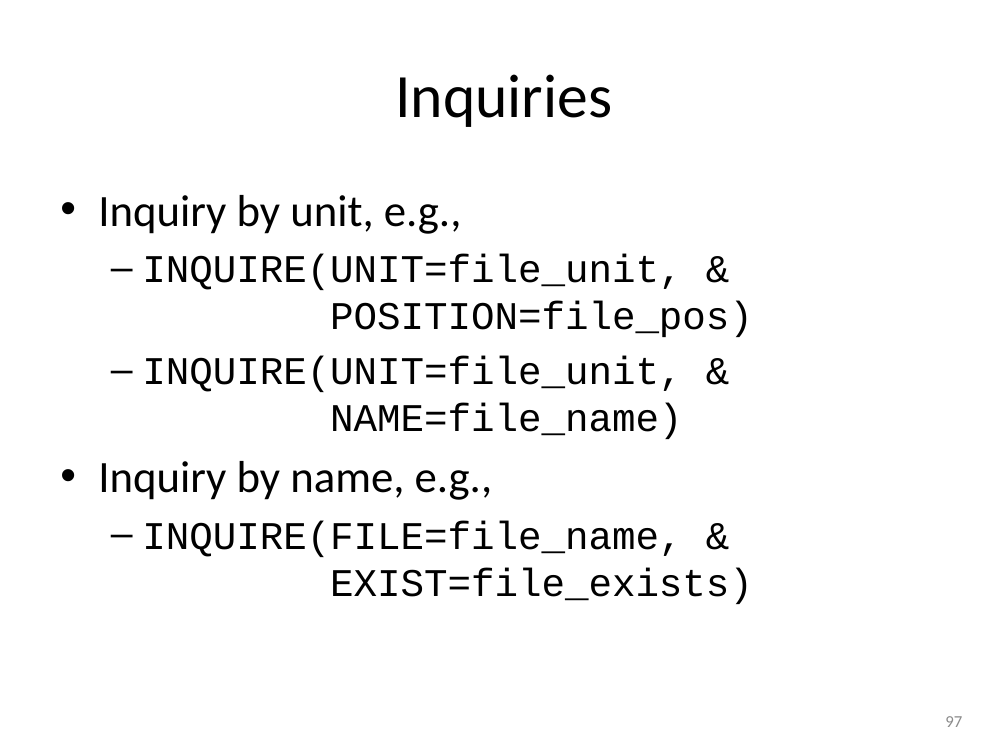
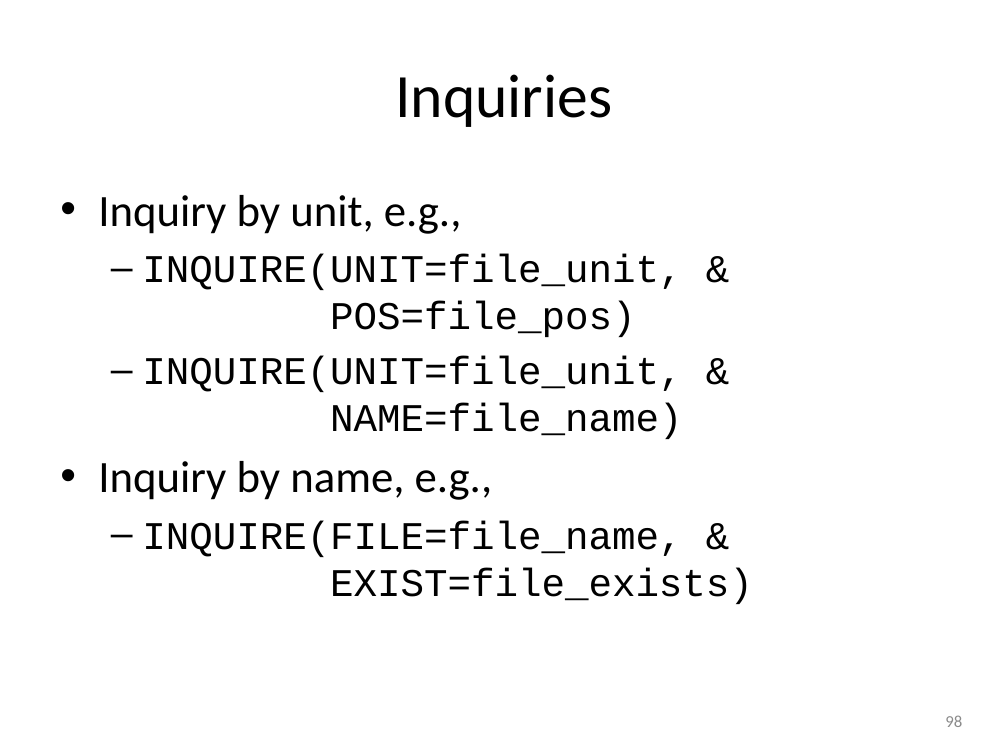
Before and after one commit to gjbex/Fortran-for-programmers, a slide deck: slide 98 of fortran_for_programmers.pptx (slide 97 before the commit). Drawn at 1008x756 pixels with LibreOffice and Linux fonts; fonts in the diff are those of the drawing. Boxes give left, top, right and bottom in pixels: in the first picture for what was removed or moved away, otherwise in the second. Text is boxed around its words. In the diff, an @@ line names an element or a change of style, - is before the commit and + after.

```diff
--- a/fortran_for_programmers.pptx
+++ b/fortran_for_programmers.pptx
@@ text at (142,254,682,337): text changed @@
-  – INQUIRE(UNIT=file_unit, &
-    POSITION=file_pos)
+  – INQUIRE(UNIT=file_unit, &
+    POS=file_pos)
@@ page number at (945,715,962,727): text changed @@
-97
+98
```
Also in this commit, not shown: 1 slide added.
